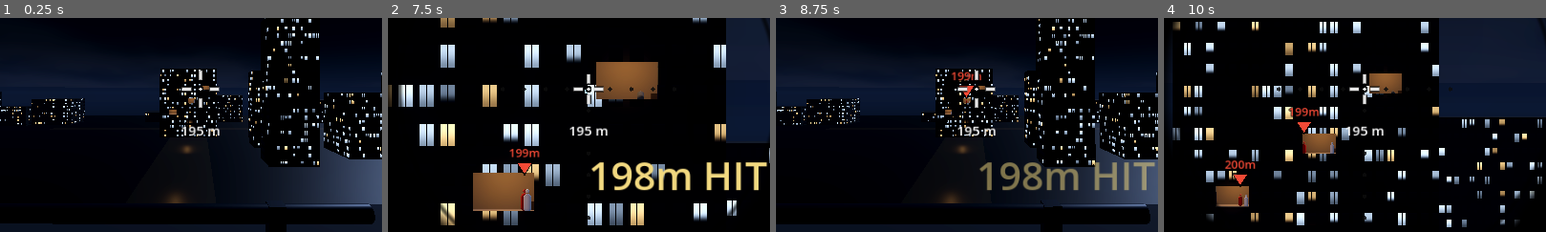
Above: before the commit, frames 1-4 (left to right).
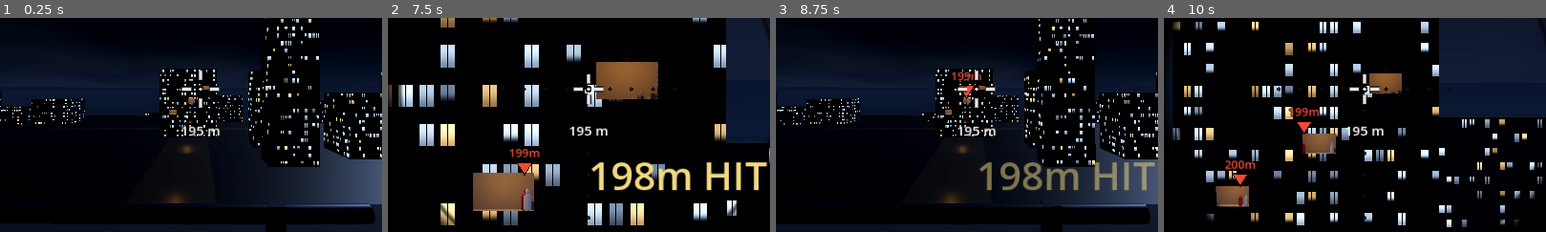
Above: after the commit, the same moments.

Repository: yasu111h/one-shot-ahead
Game: Godot game, scene res://stages/city/city_stage.tscn
Same seed, same stepped clock (60 frames per second), same inputs: the game is played once before the commit and once after it.
Inputs (mouse positions are % of the whole screen's width and height, from its top left):
- Up to frame 1 (0.25 s): no input
- Up to frame 2 (7.5 s): click "MISS REPLAY: ON" at 0.5 s; click "MISS REPLAY: OFF" at 1.25 s; click "MISS REPLAY: ON" at 2 s; click "MISS REPLAY: OFF" at 2.75 s; click "MISS REPLAY: ON" at 3.5 s; click "MISS REPLAY: OFF" at 4.25 s; tap Enter at 5 s; move the mouse to (72, 45) at 5.02 s; tap Q at 5.1, 6.6 s; click (72, 45) at 5.17 s; drag from (30, 55) to (45, 70) at 5.77 s; move the mouse to (60, 28) at 6.52 s; click (60, 28) at 6.67 s; drag from (45, 70) to (20, 35) at 7.27 s
- Up to frame 3 (8.75 s): move the mouse to (80, 65) at 8.02 s; tap Q at 8.1 s; click (80, 65) at 8.17 s
- Up to frame 4 (10 s): drag from (20, 35) to (35, 25) at 8.77 s; move the mouse to (55, 50) at 9.52 s; tap Q at 9.6 s; click (55, 50) at 9.67 s
The pictures show only the part of the screen within x 24-74%, y 33-83%; the shares and areas given below are measured in that part.

The runs differ from the first frame. In frame 2, 0.1% of the frame differs, in the area x 30-71%, y 20-81%; in frame 3, less than 0.1%; in frame 4, less than 0.1%.

Commit message:
feat: 標的の部屋に窓ガラスを追加（撃つと割れる・弾は逸れない）
- core/props/glass_pane.gd: 新規。弾を止めない専用レイヤ5のガラス板。
  割れると板全体から破片が飛散＋着弾点は強く吹き飛び、縁にギザギザの破れ残り
- core/ballistics/bullet.gd: 実弾が区間内のガラス通過を検知して glass_hit を発火（弾は止まらない）
- stages/sniper_stage.gd: 実弾のガラス割れ処理＋バレットカム中は実時間タイマーで
  リプレイ弾の通過タイミングに同期して割る。弾道・オートエイム・着弾予測には無影響
- stages/city/city_buildings.gd: 3部屋の窓開口にガラスをはめ込み
- core/audio/sfx_bank.gd: ガラス割れ音（パリンッ）をコード合成で追加

ヘッドレス自動検証: ガラス3枚生成・実弾で割れて奥へ届く・誤射扱いなし・
バレットカム中の割れ同期・ガラス越し命中・割れた窓への再発射、全項目PASS

Co-Authored-By: Claude Fable 5 <noreply@anthropic.com>

Diff:
--- a/core/audio/sfx_bank.gd
+++ b/core/audio/sfx_bank.gd
@@ -16,6 +16,7 @@
 	_s["shot"] = _wav(_gen_shot())
 	_s["hit"] = _wav(_gen_hit())
 	_s["headshot"] = _wav(_gen_headshot())
+	_s["glass"] = _wav(_gen_glass())
 	for i in POOL:
 		var p := AudioStreamPlayer.new()
 		p.bus = "Master"
@@ -36,6 +37,11 @@
 ## 命中音（ヘッドショット・別種）
 func play_headshot() -> void:
 	_play("headshot", -3.0, randf_range(0.97, 1.03))
+
+
+## ガラスの割れる音（パリンッ）
+func play_glass() -> void:
+	_play("glass", randf_range(-8.0, -6.0), randf_range(0.92, 1.08))
 
 
 func _play(sfx_name: String, vol_db: float, pitch: float) -> void:
@@ -107,6 +113,28 @@
 	return out
 
 
+## ガラス割れ: 鋭いクラック＋高音の破片の鳴き（パリンッ）＋こぼれ落ちるきらめき
+func _gen_glass() -> PackedFloat32Array:
+	var dur := 0.45
+	var out := _blank(dur)
+	var freqs := [2350.0, 3150.0, 4200.0, 5300.0, 6100.0]
+	for i in out.size():
+		var prog := float(i) / out.size()
+		var t := float(i) / RATE
+		# 割れた瞬間の鋭いクラック
+		var crack := (randf() * 2.0 - 1.0) * exp(-prog * 40.0) * 0.9
+		# 破片の高い鳴き(複数の高音が別々に減衰＝ガラス特有のリン)
+		var ring := 0.0
+		for k in freqs.size():
+			ring += sin(TAU * freqs[k] * t) * exp(-prog * (9.0 + float(k) * 3.0))
+		ring *= 0.16
+		# 破片がこぼれ落ちるきらめき(粗い明滅ノイズ)
+		var sparkle := (randf() * 2.0 - 1.0) * exp(-prog * 7.0) * 0.18 \
+			* (0.5 + 0.5 * sin(TAU * 90.0 * t))
+		out[i] = (crack + ring + sparkle) * 0.55
+	return out
+
+
 ## 命中(ヘッドショット): 低い芯のドッ＋明るいピン（決定打の手応え・別種）
 func _gen_headshot() -> PackedFloat32Array:
 	var dur := 0.24
--- a/core/ballistics/bullet.gd
+++ b/core/ballistics/bullet.gd
@@ -5,8 +5,10 @@
 
 signal hit(result: Dictionary)  # 何かに命中（intersect_rayの結果を渡す）
 signal vanished                 # 何にも当たらず寿命切れ
+signal glass_hit(result: Dictionary, dir: Vector3)  # ガラス通過（弾は止まらず割るだけ）
 
-const HIT_MASK := 0b1111  # 地形1 + ボディ2 + ヘッド4 + 乗り物8
+const HIT_MASK := 0b1111    # 地形1 + ボディ2 + ヘッド4 + 乗り物8
+const GLASS_MASK := 0b10000  # ガラス5（HIT_MASK外＝弾を止めない。通過検知だけする）
 const LIFETIME := 5.0
 
 var velocity := Vector3.ZERO
@@ -29,6 +31,8 @@
 	var query := PhysicsRayQueryParameters3D.create(prev, next, HIT_MASK)
 	query.collide_with_areas = true  # ヘッドショット判定のArea3Dも拾う
 	var result := get_world_3d().direct_space_state.intersect_ray(query)
+	# 停止点(命中点 or 区間の終端)までに通過したガラスを割る(弾は止まらない)
+	_check_glass(prev, result.position if result else next)
 	if result:
 		_done = true
 		global_position = result.position
@@ -40,3 +44,17 @@
 		_done = true
 		vanished.emit()
 		queue_free()
+
+
+## 区間内のガラス(レイヤ5)を検知して通知する。1フレームで複数枚を貫くこともある
+func _check_glass(from: Vector3, to: Vector3) -> void:
+	var vdir := velocity.normalized()
+	var pos := from
+	for i in 3:
+		var query := PhysicsRayQueryParameters3D.create(pos, to, GLASS_MASK)
+		query.collide_with_areas = true
+		var g := get_world_3d().direct_space_state.intersect_ray(query)
+		if g.is_empty():
+			return
+		glass_hit.emit(g, vdir)
+		pos = g.position + vdir * 0.1  # 同じ板を二重検知しないよう少し先へ進めて再走査
--- /dev/null
+++ b/core/props/glass_pane.gd
@@ -0,0 +1,155 @@
+class_name GlassPane
+extends Area3D
+## 窓ガラス。弾を止めない専用レイヤ(5)に置く。
+## 弾丸(bullet.gd)・リプレイ弾道(sniper_stage.gd)が通過した瞬間に shatter() で割れる。
+## 当たり判定・弾道・オートエイム・着弾予測には一切影響しない＝「割れるだけで弾は逸れない」。
+## 割れると: 板が消え、破片が飛び散り、窓枠の縁にギザギザの破れ残りが残る。
+
+const LAYER := 0b10000  # レイヤ5: ガラス専用(弾のHIT_MASK外＝弾はすり抜ける)
+
+var broken := false
+
+var _size: Vector2
+var _pane: MeshInstance3D
+var _col: CollisionShape3D
+
+
+func _init(size := Vector2(5.0, 3.0)) -> void:
+	_size = size
+
+
+func _ready() -> void:
+	collision_layer = LAYER
+	collision_mask = 0
+	monitoring = false
+	monitorable = true
+
+	_col = CollisionShape3D.new()
+	var box := BoxShape3D.new()
+	box.size = Vector3(_size.x, _size.y, 0.06)
+	_col.shape = box
+	add_child(_col)
+
+	# 板ガラス(夜はうっすら青白い照り。部屋の明かりは透ける)
+	_pane = MeshInstance3D.new()
+	var quad := QuadMesh.new()
+	quad.size = _size
+	_pane.mesh = quad
+	_pane.material_override = _glass_mat(0.13)
+	add_child(_pane)
+
+
+func _glass_mat(alpha: float) -> StandardMaterial3D:
+	var m := StandardMaterial3D.new()
+	m.transparency = BaseMaterial3D.TRANSPARENCY_ALPHA
+	m.albedo_color = Color(0.62, 0.74, 0.92, alpha)
+	m.roughness = 0.05
+	m.cull_mode = BaseMaterial3D.CULL_DISABLED
+	return m
+
+
+## 割る。hit_pos=弾の通過点(ワールド)、dir=弾の進行方向(破片を押し出す向き)
+func shatter(hit_pos: Vector3, dir: Vector3) -> void:
+	if broken:
+		return
+	broken = true
+	_pane.visible = false
+	_col.set_deferred("disabled", true)
+	set_deferred("monitorable", false)
+	_spawn_shards(hit_pos, dir)
+	_spawn_remnants()
+
+
+## 破片の飛散。板全体がバラバラ落ちる＋着弾点まわりは弾の方向へ強く飛ぶ
+func _spawn_shards(hit_pos: Vector3, dir: Vector3) -> void:
+	var shard := QuadMesh.new()
+	shard.size = Vector2(0.14, 0.18)
+	var m := _glass_mat(0.6)
+	m.emission_enabled = true
+	m.emission = Color(0.55, 0.70, 0.95)
+	m.emission_energy_multiplier = 0.35
+	shard.material = m
+
+	# 板全体からの割れ落ち(重力でパラパラ落ちる)
+	var whole := _make_particles(shard)
+	whole.position = Vector3.ZERO
+	whole.amount = 44
+	whole.emission_shape = CPUParticles3D.EMISSION_SHAPE_BOX
+	whole.emission_box_extents = Vector3(_size.x * 0.5, _size.y * 0.5, 0.02)
+	whole.direction = dir
+	whole.spread = 35.0
+	whole.initial_velocity_min = 0.4
+	whole.initial_velocity_max = 2.2
+	whole.emitting = true
+
+	# 着弾点の吹き飛び(弾が突き抜けた勢い)
+	var burst := _make_particles(shard)
+	burst.global_position = hit_pos
+	burst.amount = 14
+	burst.direction = dir
+	burst.spread = 18.0
+	burst.initial_velocity_min = 3.0
+	burst.initial_velocity_max = 7.0
+	burst.emitting = true
+
+
+func _make_particles(mesh: Mesh) -> CPUParticles3D:
+	var p := CPUParticles3D.new()
+	add_child(p)
+	p.one_shot = true
+	p.explosiveness = 1.0
+	p.lifetime = 1.5
+	p.gravity = Vector3(0, -9.8, 0)
+	p.angular_velocity_min = -360.0
+	p.angular_velocity_max = 360.0
+	p.scale_amount_min = 0.5
+	p.scale_amount_max = 1.4
+	p.mesh = mesh
+	# スロー(バレットカム)中に生まれても、実時間で必ず片付ける
+	get_tree().create_timer(6.0, true, false, true).timeout.connect(p.queue_free)
+	return p
+
+
+## 窓枠の縁に残るギザギザの破れ残り(ガラスが「割れた」ことがひと目で分かる)
+func _spawn_remnants() -> void:
+	var rng := RandomNumberGenerator.new()
+	rng.seed = hash(global_position)
+	var hw := _size.x * 0.5
+	var hh := _size.y * 0.5
+	# [辺の起点, 辺に沿う向き, 内側への向き, 辺の長さ]
+	var edges := [
+		[Vector3(-hw, -hh, 0), Vector3.RIGHT, Vector3.UP, _size.x],
+		[Vector3(-hw, hh, 0), Vector3.RIGHT, Vector3.DOWN, _size.x],
+		[Vector3(-hw, -hh, 0), Vector3.UP, Vector3.RIGHT, _size.y],
+		[Vector3(hw, -hh, 0), Vector3.UP, Vector3.LEFT, _size.y],
+	]
+	var verts := PackedVector3Array()
+	for e in edges:
+		var origin: Vector3 = e[0]
+		var along: Vector3 = e[1]
+		var inward: Vector3 = e[2]
+		var length: float = e[3]
+		var t := rng.randf_range(0.05, 0.35)
+		while t < length - 0.3:
+			var w := rng.randf_range(0.12, 0.45)   # 歯の幅
+			var depth := rng.randf_range(0.08, 0.38)  # 内側への食い込み
+			var a := origin + along * t
+			var b := origin + along * (t + w)
+			var c := origin + along * (t + w * rng.randf_range(0.3, 0.7)) + inward * depth
+			verts.append(a)
+			verts.append(b)
+			verts.append(c)
+			t += w + rng.randf_range(0.1, 0.55)
+	var normals := PackedVector3Array()
+	normals.resize(verts.size())
+	normals.fill(Vector3(0, 0, 1))
+	var arrays := []
+	arrays.resize(Mesh.ARRAY_MAX)
+	arrays[Mesh.ARRAY_VERTEX] = verts
+	arrays[Mesh.ARRAY_NORMAL] = normals
+	var am := ArrayMesh.new()
+	am.add_surface_from_arrays(Mesh.PRIMITIVE_TRIANGLES, arrays)
+	var mi := MeshInstance3D.new()
+	mi.mesh = am
+	mi.material_override = _glass_mat(0.30)
+	add_child(mi)
--- a/stages/city/city_buildings.gd
+++ b/stages/city/city_buildings.gd
@@ -170,6 +170,12 @@
 	for r in ROOMS:
 		openings.append(Rect2(r[0] - OPEN_W * 0.5, r[1] + SILL, OPEN_W, OPEN_H))
 	_grid_fill((FACADE_Z + BAND_Z0) * 0.5, FACADE_T, openings, mat)
+
+	# 開口に窓ガラスをはめる（撃つと割れる。弾は止めない＝レイヤ5）
+	for r in ROOMS:
+		var pane := GlassPane.new(Vector2(OPEN_W, OPEN_H))
+		add_child(pane)
+		pane.position = Vector3(r[0], r[1] + SILL + OPEN_H * 0.5, (FACADE_Z + BAND_Z0) * 0.5)
 
 	# 部屋の帯：部屋そのものを穴として残し、残りをグリッドで埋める
 	var rooms: Array[Rect2] = []
--- a/stages/sniper_stage.gd
+++ b/stages/sniper_stage.gd
@@ -18,6 +18,7 @@
 const WIND_FACTOR := 0.6  # 風速(m/s)→弾への加速度(m/s^2)係数
 const RANGE_MASK := 0b1111
 const TERRAIN_MASK := 0b0001
+const GLASS_MASK := 0b10000  # 窓ガラス(レイヤ5)。割れるだけで弾は逸れない・止まらない
 const KILLCAM_COOLDOWN := 3.0  # バレットカムの再発動までの最短間隔(秒)
 
 @export var muzzle_speed := 300.0  # 弾速 m/s（可変）
@@ -314,6 +315,7 @@
 	bullet.wind_accel = wind_accel
 	bullet.hit.connect(_on_bullet_hit.bind(bullet))
 	bullet.vanished.connect(_on_bullet_vanished)
+	bullet.glass_hit.connect(_on_bullet_glass)
 	bullets_in_flight += 1
 	fx.attach_tracer(bullet)
 
@@ -351,6 +353,7 @@
 	var tvel: Vector3 = target.velocity_estimate if is_instance_valid(target) else Vector3.ZERO
 	var replay_world_dt: float = BulletCam.SLOWMO * BulletCam.FLIGHT_TIME
 	var to: Vector3 = point - tvel * (predicted.time - replay_world_dt)
+	_schedule_replay_glass(start, to)
 	bullet_cam.play(start, to, func() -> void:
 		_on_replay_impact(target, to, zone, dir))
 
@@ -364,6 +367,7 @@
 	var point: Vector3 = impact.point
 	var normal: Vector3 = impact.normal
 	var grounded: bool = impact.grounded
+	_schedule_replay_glass(start, point)
 	bullet_cam.play(start, point, func() -> void:
 		if grounded:
 			fx.impact_burst(point, normal)
@@ -486,6 +490,44 @@
 	return a + u * s
 
 
+# ---------------------------------------------------------------- ガラス
+
+## 実弾がガラスを通過した（弾は止まらず、割るだけ）
+func _on_bullet_glass(result: Dictionary, dir: Vector3) -> void:
+	var pane: Object = result.collider
+	if pane != null and pane.has_method("shatter"):
+		pane.shatter(result.position, dir)
+		sfx.play_glass()
+
+
+## リプレイ弾道(from→to)上のガラスを「リプレイの弾が通過する瞬間」に割る。
+## バレットカムはスロー(time_scale)で進むので、タイマーは実時間
+## (ignore_time_scale)で刻む＝等速再生のリプレイ弾の位置と正確に同期する。
+func _schedule_replay_glass(from: Vector3, to: Vector3) -> void:
+	var total := from.distance_to(to)
+	if total < 0.5:
+		return
+	var dir := (to - from) / total
+	var pos := from
+	for i in 3:
+		var query := PhysicsRayQueryParameters3D.create(pos, to, GLASS_MASK)
+		query.collide_with_areas = true
+		var g := get_world_3d().direct_space_state.intersect_ray(query)
+		if g.is_empty():
+			return
+		var pane: Object = g.collider
+		var point: Vector3 = g.position
+		var delay: float = from.distance_to(point) / total * BulletCam.FLIGHT_TIME
+		# タイマーはシーンよりも長生きするので、リトライ等で破棄済みなら何もしない
+		get_tree().create_timer(delay, true, false, true).timeout.connect(func() -> void:
+			if not is_instance_valid(self) or not is_instance_valid(pane):
+				return
+			if pane.has_method("shatter"):
+				pane.shatter(point, dir)
+				sfx.play_glass())
+		pos = point + dir * 0.1  # 同じ板を二重検知しないよう少し先へ進めて再走査
+
+
 # ---------------------------------------------------------------- 命中処理（通常弾）
 
 func _on_bullet_hit(result: Dictionary, bullet: Bullet) -> void:
Not shown, added: core/props/glass_pane.gd.uid
